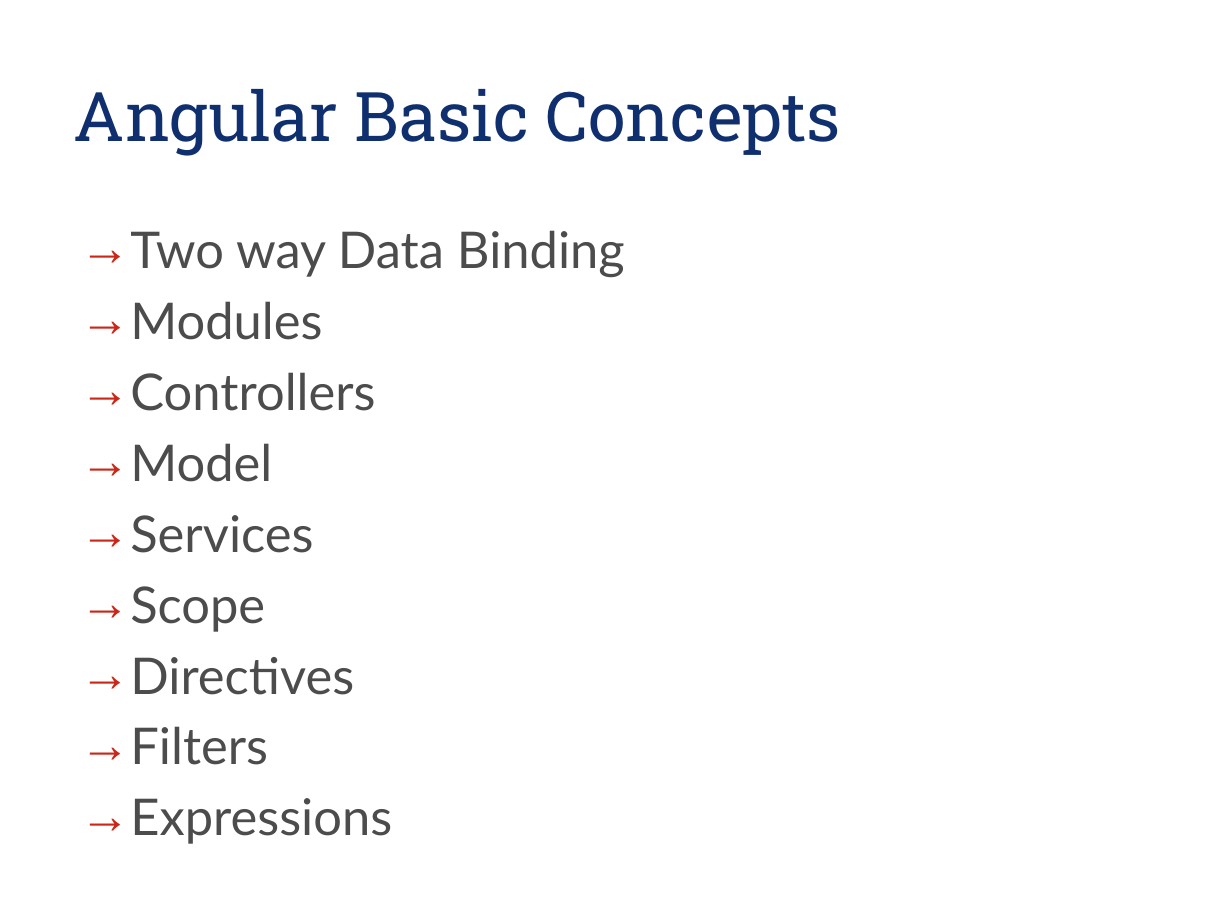
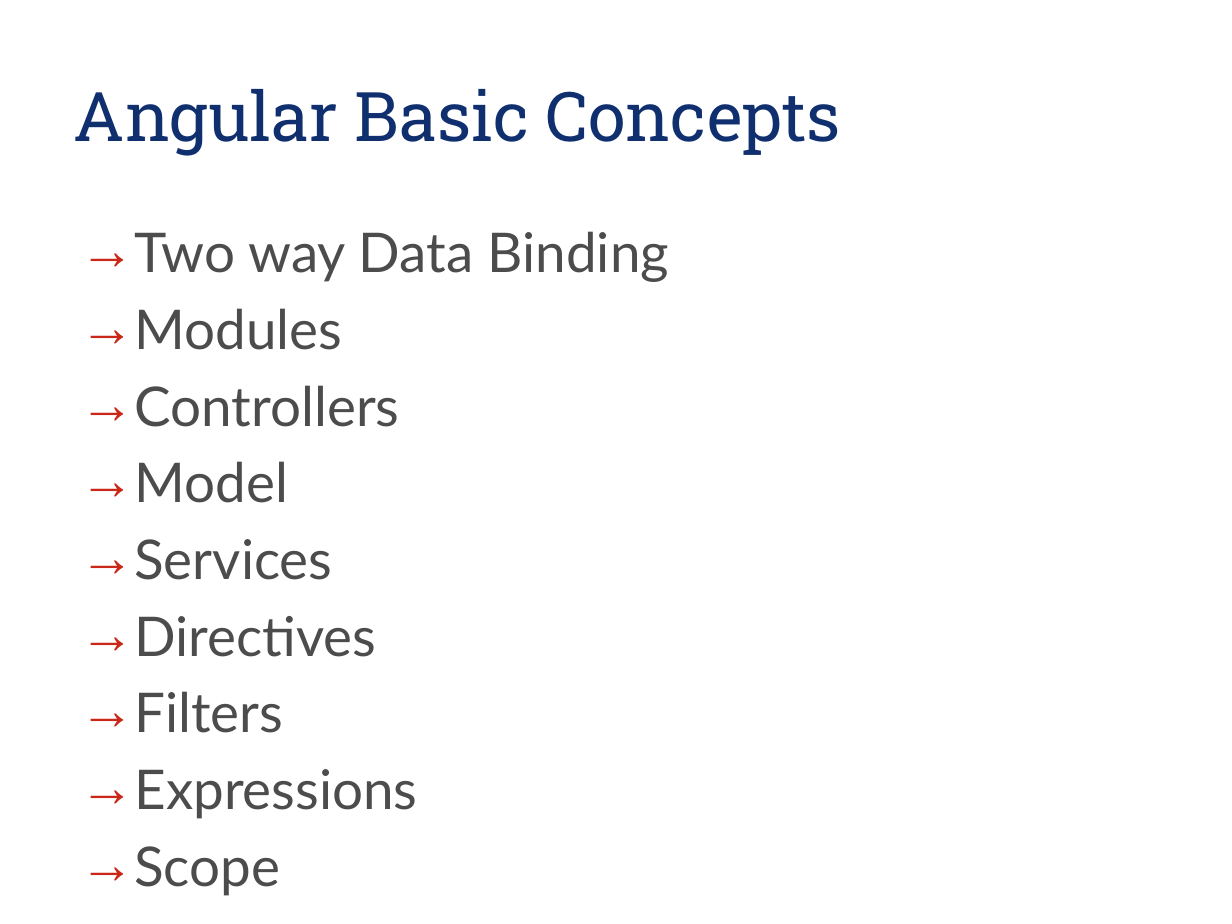
Before and after one commit to codemerlin/talks, a slide deck: slide 3 of barcampdelhi-winter-30Nov2013/Introduction to AngularJS.pptx. Drawn at 1232x924 pixels with LibreOffice and Linux fonts; fonts in the diff are those of the drawing; background and template pictures are left out. Boxes give left, top, right and bottom in pixels: in the first picture for what was removed or moved away, otherwise in the second. Text is boxed around its words. In the diff, an @@ line names an element or a change of style, - is before the commit and + after.

Commit message:
Finished till services

```diff
--- a/barcampdelhi-winter-30Nov2013/Introduction to AngularJS.pptx
+++ b/barcampdelhi-winter-30Nov2013/Introduction to AngularJS.pptx
@@ text at (x1=134, y1=231, x2=669, y2=819): size 29.6 to 32 pt @@
@@ text at (x1=130, y1=586, x2=265, y2=632): paragraph removed @@
-→ Scope
@@ text at (x1=134, y1=846, x2=280, y2=896): paragraph added @@
+→ Scope
```
Also in this commit, not shown: 2 other slides changed, 1 slide added, 2 other files.
